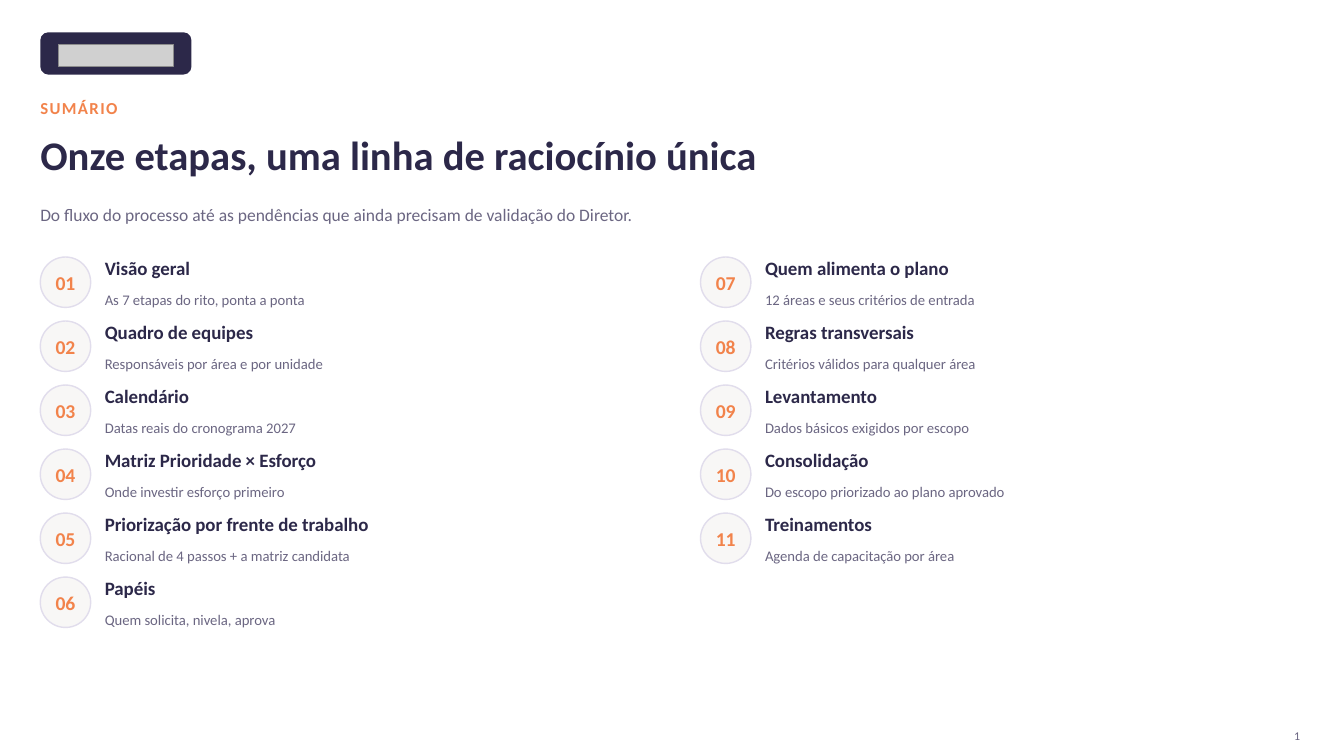
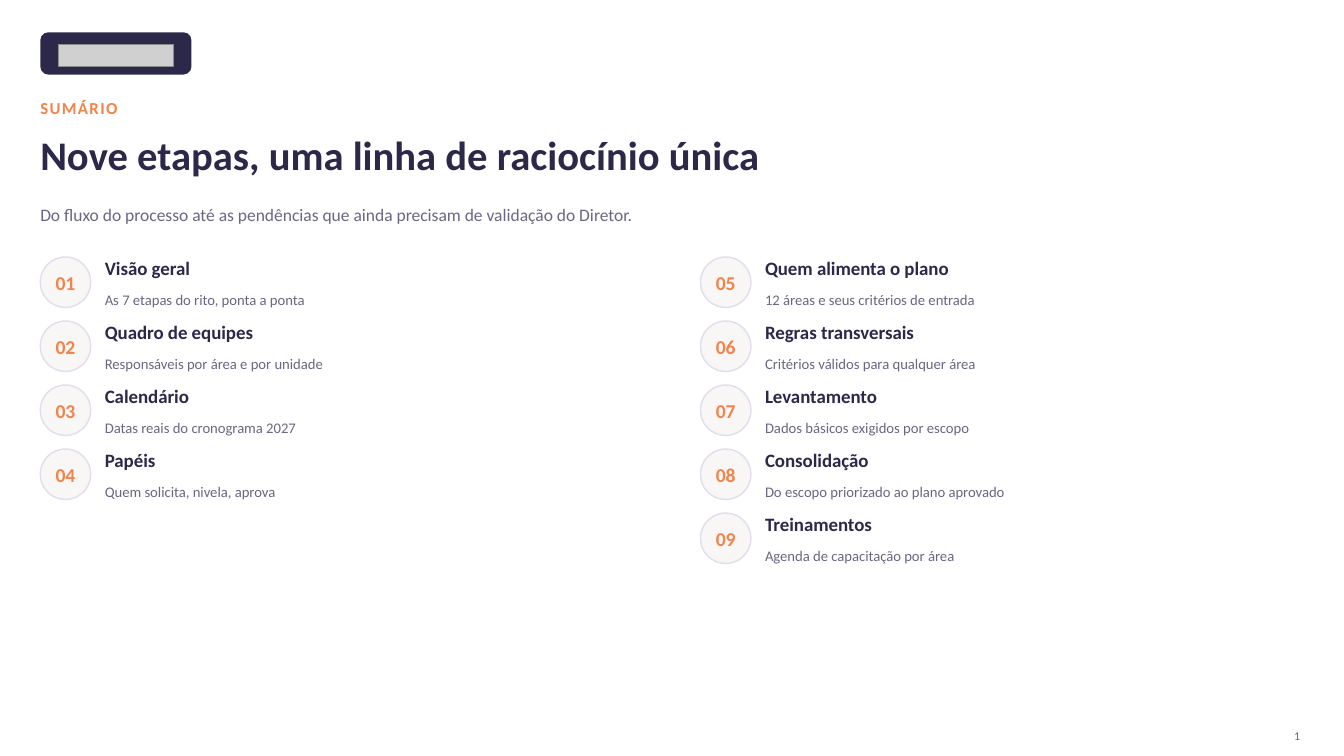
Before and after one commit to LucasRibaas/Planejamento, a slide deck: slide 2 of Planejamento_Integrado_Operacoes_Topside.pptx. Drawn at 1344x756 pixels with LibreOffice and Linux fonts; fonts in the diff are those of the drawing; grey boxes stand for pictures. Boxes give left, top, right and bottom in pixels: in the first picture for what was removed or moved away, otherwise in the second. Text is boxed around its words. In the diff, an @@ line names an element or a change of style, - is before the commit and + after.

```diff
--- a/Planejamento_Integrado_Operacoes_Topside.pptx
+++ b/Planejamento_Integrado_Operacoes_Topside.pptx
@@ text at (40,141,759,177): text changed @@
-Onze etapas, uma linha de raciocínio única
+Nove etapas, uma linha de raciocínio única
@@ text at (716,277,736,290): text changed @@
-07
+05
@@ text at (716,340,736,354): text changed @@
-08
+06
@@ text at (716,405,736,418): text changed @@
-09
+07
@@ text "Papéis": place and size @@
-text "Papéis" at (105,581,156,598)
+text "Papéis" at (105,453,156,470)
@@ text "Quem solicita, nivela, aprova": place and size @@
-text "Quem solicita, nivela, aprova" at (105,615,276,628)
+text "Quem solicita, nivela, aprova" at (105,487,276,500)
@@ text removed at (105,453,316,470) @@
-Matriz Prioridade × Esforço
@@ text at (716,468,736,482): text changed @@
-10
+08
@@ text removed at (105,487,285,500) @@
-Onde investir esforço primeiro
@@ rounded rectangle removed at (40,513,91,564) @@
@@ text removed at (56,533,76,546) @@
-05
@@ text removed at (105,517,368,534) @@
-Priorização por frente de trabalho
@@ text at (716,533,736,546): text changed @@
-11
+09
@@ text removed at (105,551,350,564) @@
-Racional de 4 passos + a matriz candidata
@@ rounded rectangle removed at (40,577,91,627) @@
@@ text removed at (56,596,76,610) @@
-06
```
Also in this commit, not shown: 16 other slides changed, 4 slides added, 1 other file.
